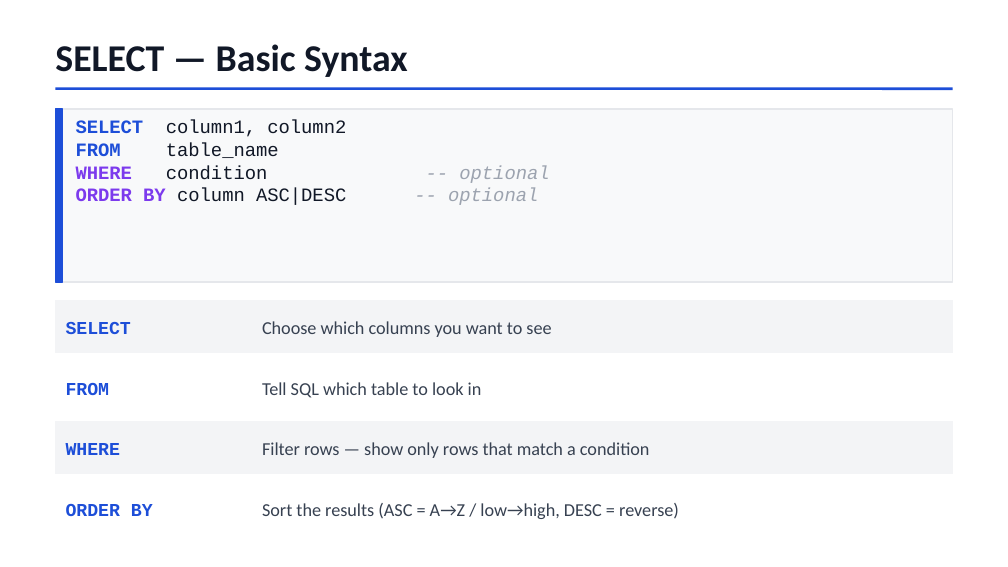
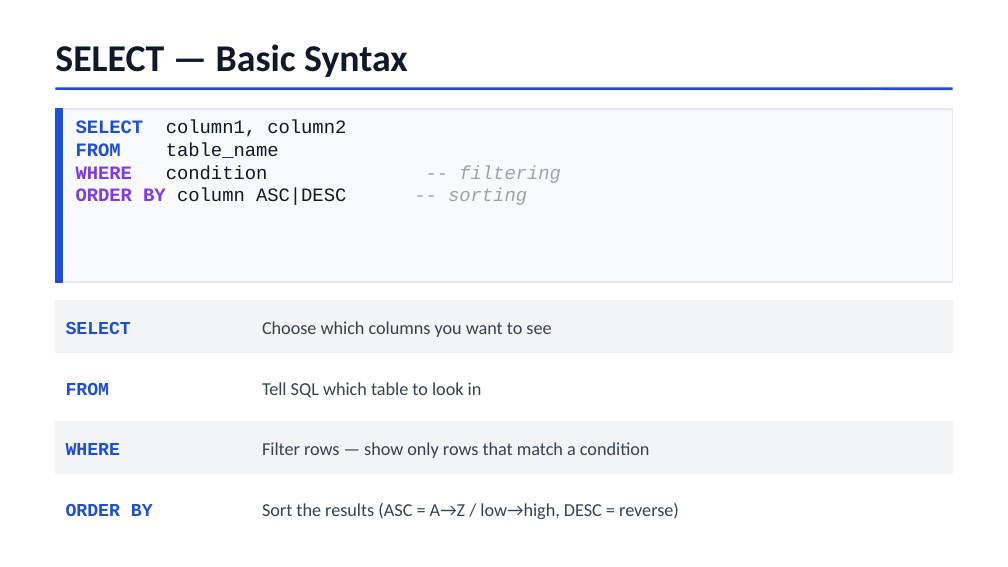
Before and after one commit to Prateekgupta-08/DQL-Command-Technical-Presentation, a slide deck: slide 3 of Prateek_SQL_DQL_Select_Command.pptx. Drawn at 1008x567 pixels with LibreOffice and Linux fonts; fonts in the diff are those of the drawing. Boxes give left, top, right and bottom in pixels: in the first picture for what was removed or moved away, otherwise in the second. Text is boxed around its words. In the diff, an @@ line names an element or a change of style, - is before the commit and + after.

```diff
--- a/Prateek_SQL_DQL_Select_Command.pptx
+++ b/Prateek_SQL_DQL_Select_Command.pptx
@@ text at [76, 120, 527, 205]: text changed @@
-SELECT column1, column2
-FROM table_name
-WHERE condition -- optional
-ORDER BY column ASC|DESC -- optional
+SELECT column1, column2
+FROM table_name
+WHERE condition -- filtering
+ORDER BY column ASC|DESC -- sorting
```
Also in this commit, not shown: 4 other slides changed, 2 slides added, 2 slides removed.
